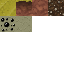
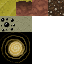
The second 64×64 image is a revision of the first. Changes to its layers:
added layer "Calque 1" above "gravel" over bbox(0, 32, 32, 64)
